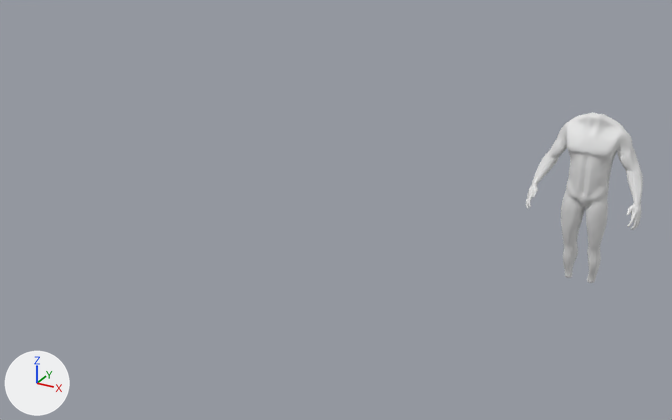
An edit to the Blender file Blender/Files/Base Body.blend, drawn before and after from the same camera.
Both versions are drawn from a 50 mm camera at (4.25, -14.83, 7.92) aimed at (-4.11, 0.37, 0.32). Lighting does not change. The marker at lower left points along +X, +Y and +Z.
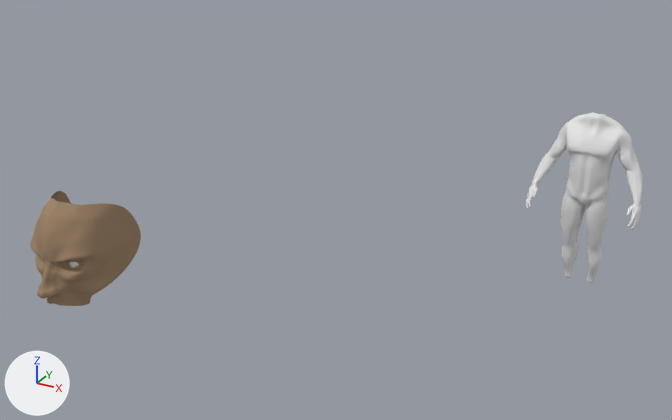
The change, as a list of edits to the scene's bpy script:
```text
Add mat_material_001:
    mat_material_001 = diffuse_material('Material.001')
    mat_material_001.base_color = (0.359, 0.243, 0.154)  # beige #a2876d
Add mat_realistic_human_eye_texture_free_766_jpg:
    mat_realistic_human_eye_texture_free_766_jpg = principled_material('realistic-human-eye-texture-free-766.jpg')
    mat_realistic_human_eye_texture_free_766_jpg.base_color = (0.8, 0.8, 0.8)  # white #e7e7e7
Add me_cube_001:
    me_cube_001.from_pydata(...)  # 464 vertices, 434 faces; spans x 0.0..0.85, y -0.39..1.56, z -1.06..0.98
    me_cube_001.polygons.foreach_set('use_smooth', [True] * 434)
    me_cube_001.materials.append(mat_material_001)  # beige #a2876d
Add me_cube_003:
    me_cube_003.from_pydata(...)  # 482 vertices, 512 faces; spans x 0.199..0.529, y 0.13..0.459, z -0.322..0.007
    me_cube_003.polygons.foreach_set('use_smooth', [True] * 512)
    me_cube_003.materials.append(mat_realistic_human_eye_texture_free_766_jpg)  # its picture is missing
Add ob_cube_001:
    ob_cube_001 = bpy.data.objects.new('Cube.001', me_cube_001)
    ob_cube_001.location = (-7.87, -3.78, 0.19)
    _m = ob_cube_001.modifiers.new('Mirror', 'MIRROR')
    _m.use_clip = True
    _m = ob_cube_001.modifiers.new('Subsurf', 'SUBSURF')
    _m.levels = 2
Add ob_cube_002:
    ob_cube_002 = bpy.data.objects.new('Cube.002', me_cube_003)
    ob_cube_002.location = (-7.85, -3.79, 0.19)
    _m = ob_cube_002.modifiers.new('Mirror', 'MIRROR')
    _m = ob_cube_002.modifiers.new('Subsurf', 'SUBSURF')
```

Pixel boxes (x1, y1, x2, y2) of what changed, in the pictures (672 x 420 px):
'Cube.001', added
    after: (31, 191, 141, 306)
'Cube.002', added
    after: (69, 262, 79, 267)
